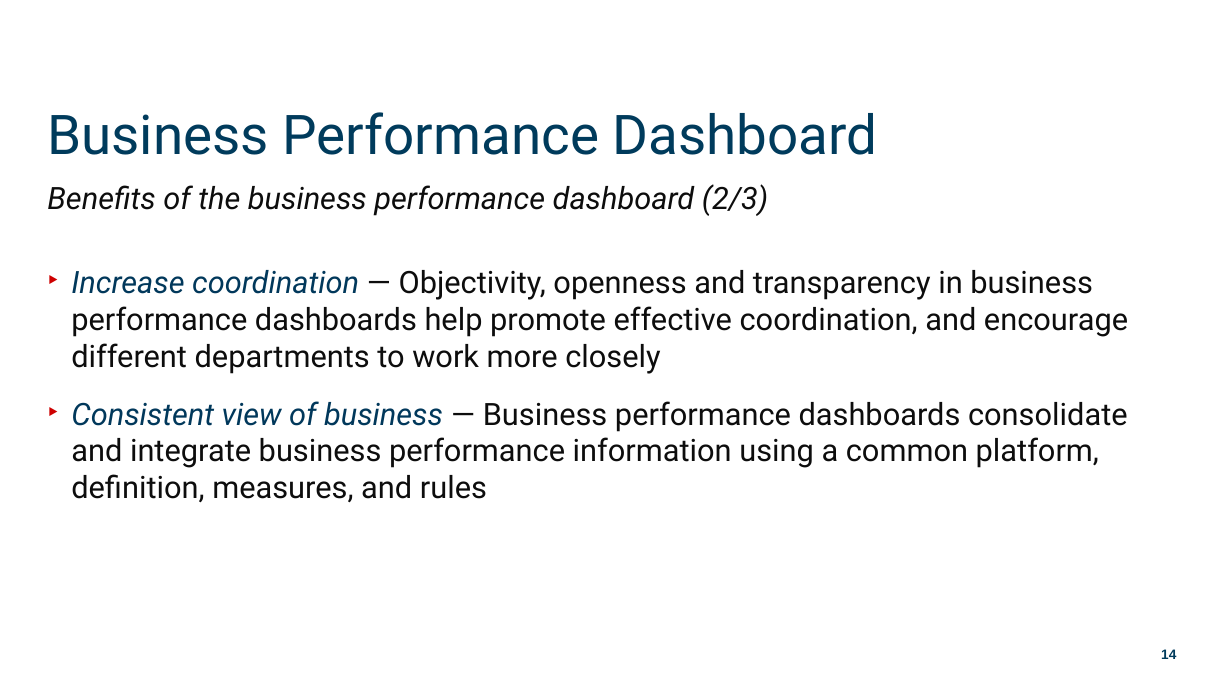
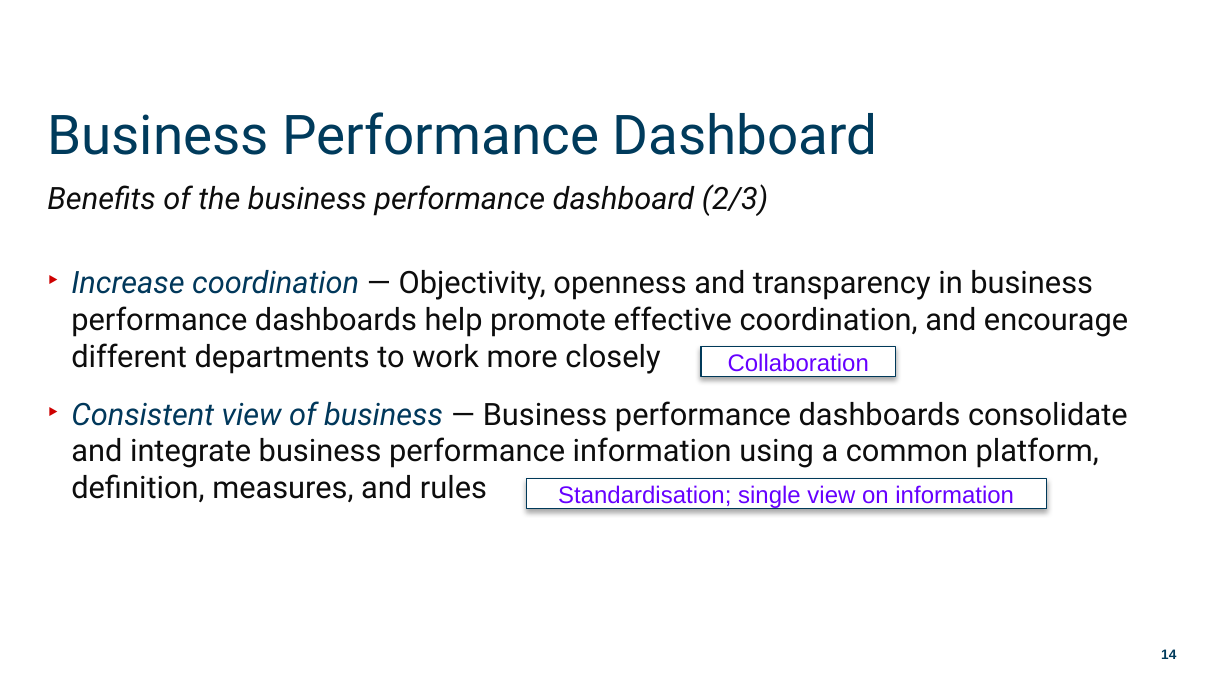
Before and after one commit to munishkumar-gh/munishkumar-gh.github.io, a slide deck: slide 14 of SuSS/ANL201 Study Unit 6_2021 - Lecturer.pptx. Drawn at 1232x693 pixels with LibreOffice and Linux fonts; fonts in the diff are those of the drawing; background and template pictures are left out. Boxes give left, top, right and bottom in pixels: in the first picture for what was removed or moved away, otherwise in the second. Text is boxed around its words. In the diff, an @@ line names an element or a change of style, - is before the commit and + after.

```diff
--- a/SuSS/ANL201 Study Unit 6_2021 - Lecturer.pptx
+++ b/SuSS/ANL201 Study Unit 6_2021 - Lecturer.pptx
@@ rectangle added at (x1=701, y1=346, x2=896, y2=377), fill #FFFFFF, outline #003A5A 0.75 pt, 14 pt, text #6600FF @@
+Collaboration
@@ rectangle added at (x1=527, y1=478, x2=1047, y2=509), fill #FFFFFF, outline #003A5A 0.75 pt, 14 pt, text #6600FF @@
+Standardisation; single view on information
```
Also in this commit, not shown: 9 other slides changed.
